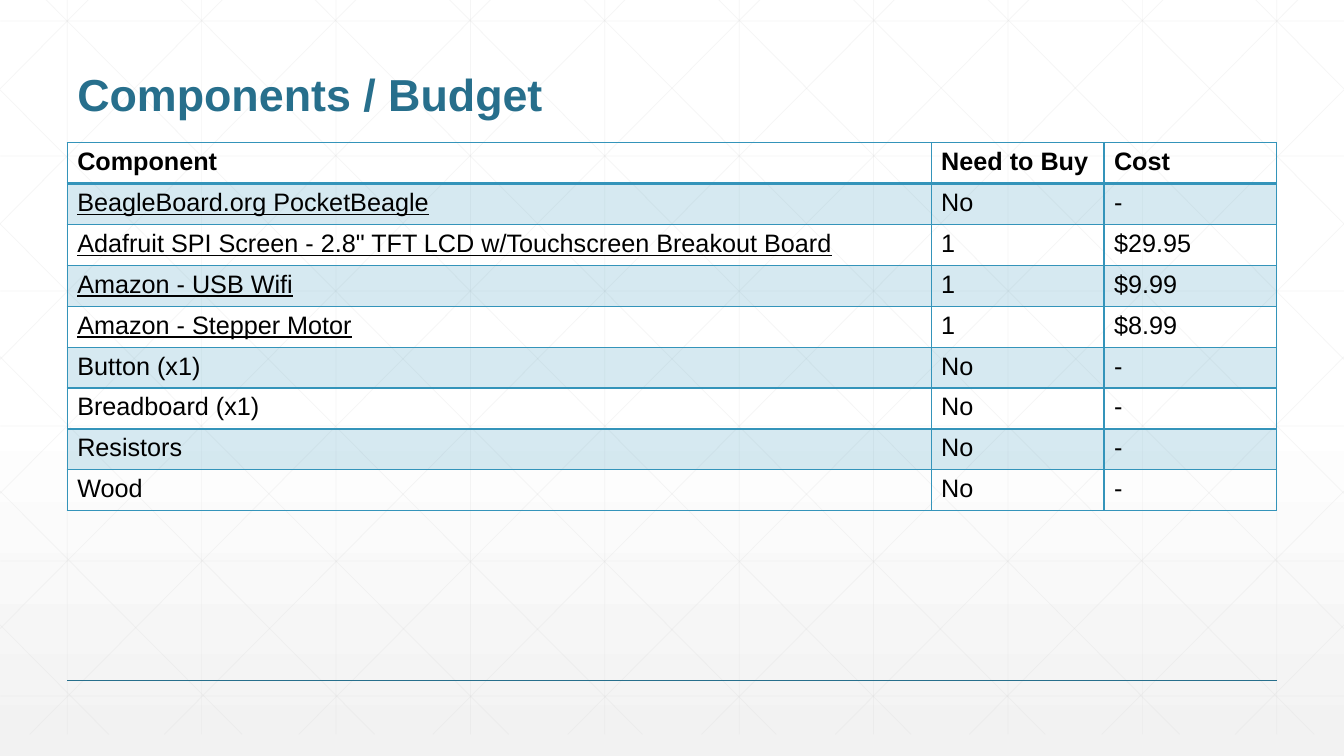
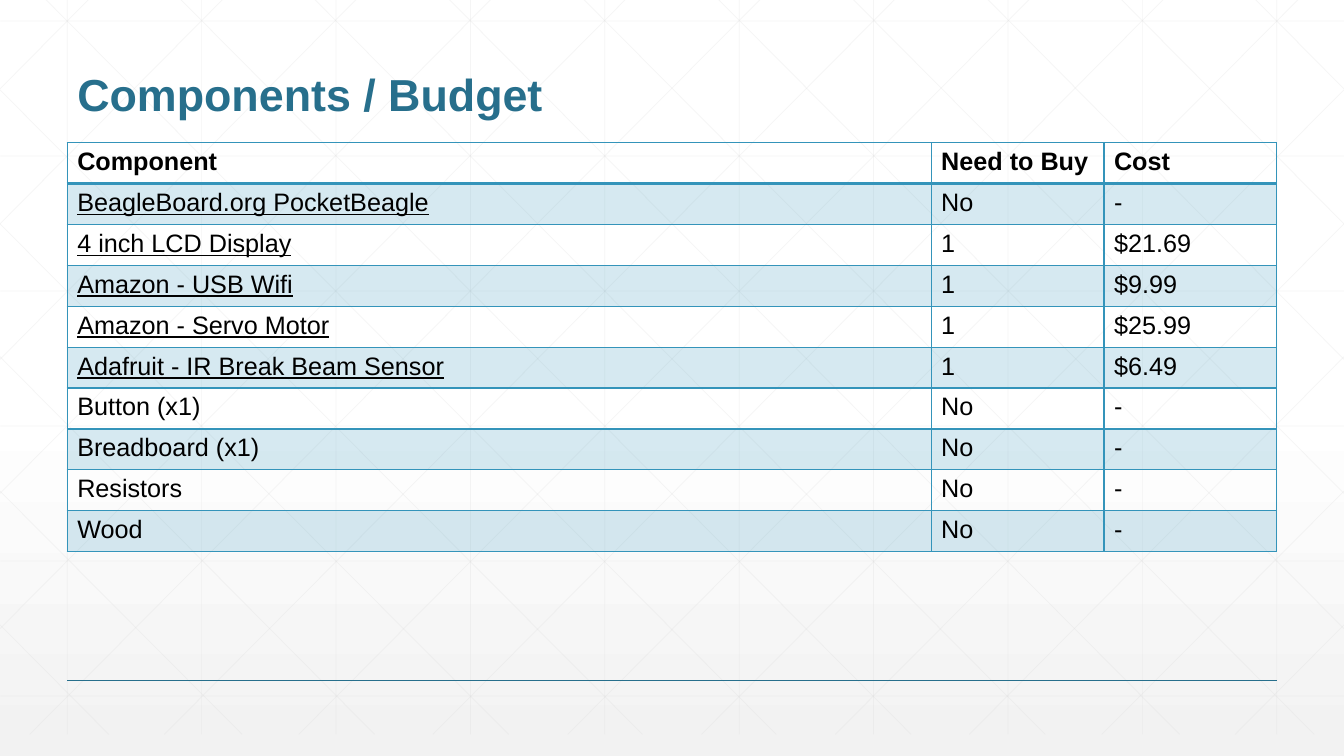
Before and after one commit to syu62/ENGI301, a slide deck: slide 5 of project_01/docs/Yu_ENGI301_project_01_proposal.pptx. Drawn at 1344x756 pixels with LibreOffice and Linux fonts; fonts in the diff are those of the drawing. Boxes give left, top, right and bottom in pixels: in the first picture for what was removed or moved away, otherwise in the second. Text is boxed around its words. In the diff, an @@ line names an element or a change of style, - is before the commit and + after.

```diff
--- a/project_01/docs/Yu_ENGI301_project_01_proposal.pptx
+++ b/project_01/docs/Yu_ENGI301_project_01_proposal.pptx
@@ table at (68,143,1276,553) @@
@@ row 3, column 1: "Adafruit SPI Screen - 2.8" TFT LCD w/Touchscreen Breakout Board" to "4 inch LCD Display" @@
-row 3, column 3: $29.95
+row 3, column 3: $21.69
-row 5: Amazon - Stepper Motor | 1 | $8.99
+row 5: Amazon - Servo Motor | 1 | $25.99
+row 6: Adafruit - IR Break Beam Sensor | 1 | $6.49
```
Also in this commit, not shown: 3 other slides changed.
